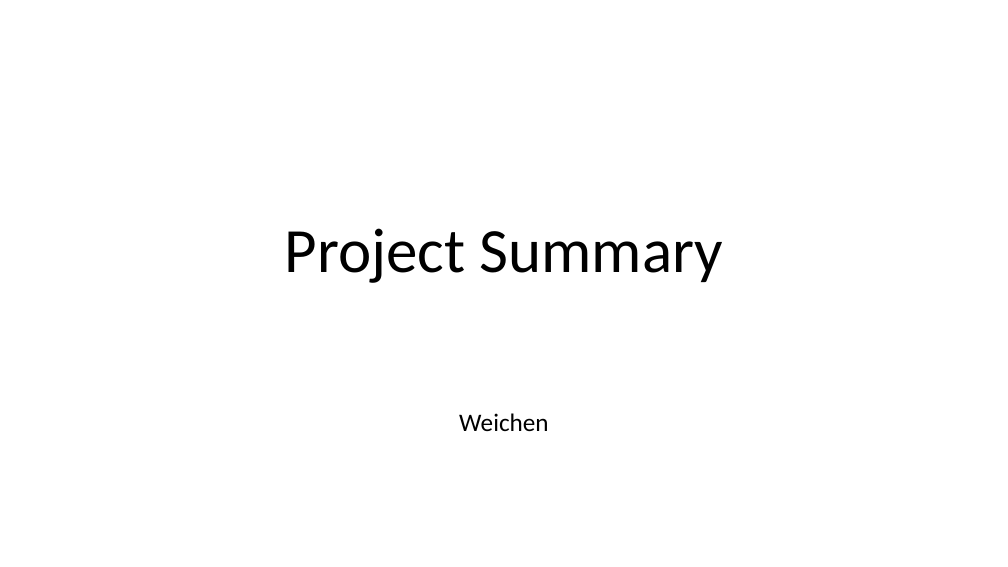
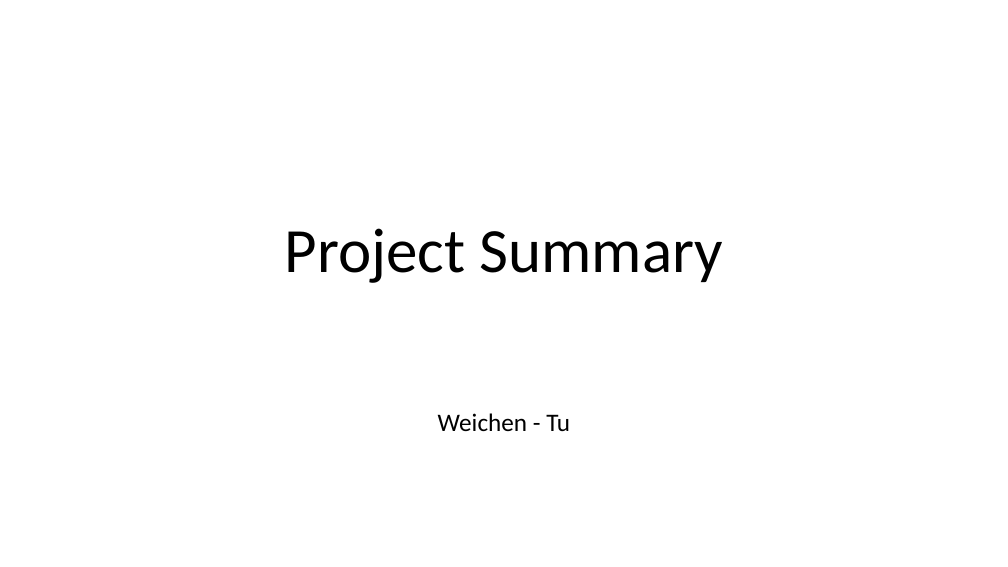
Before and after one commit to a0910281835/Summrary_PDF, a slide deck: slide 1 of Project_Summary_pdf/Project_Summary.pptx. Drawn at 1008x567 pixels with LibreOffice and Linux fonts; fonts in the diff are those of the drawing. Boxes give left, top, right and bottom in pixels: in the first picture for what was removed or moved away, otherwise in the second. Text is boxed around its words. In the diff, an @@ line names an element or a change of style, - is before the commit and + after.

```diff
--- a/Project_Summary_pdf/Project_Summary.pptx
+++ b/Project_Summary_pdf/Project_Summary.pptx
@@ subtitle at (438,413,570,431): text changed @@
-Weichen
+Weichen - Tu
```
Also in this commit, not shown: 1 other slide changed, 2 slides added, 2 other files.
